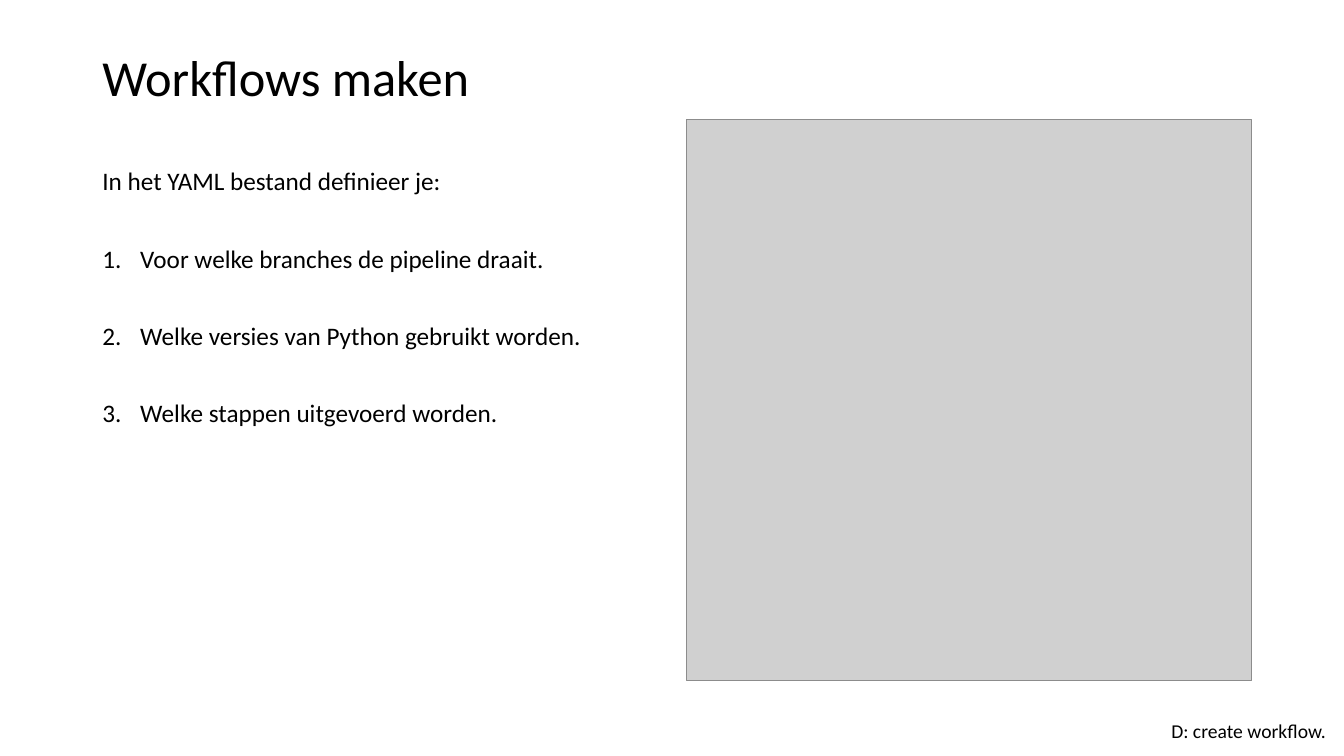
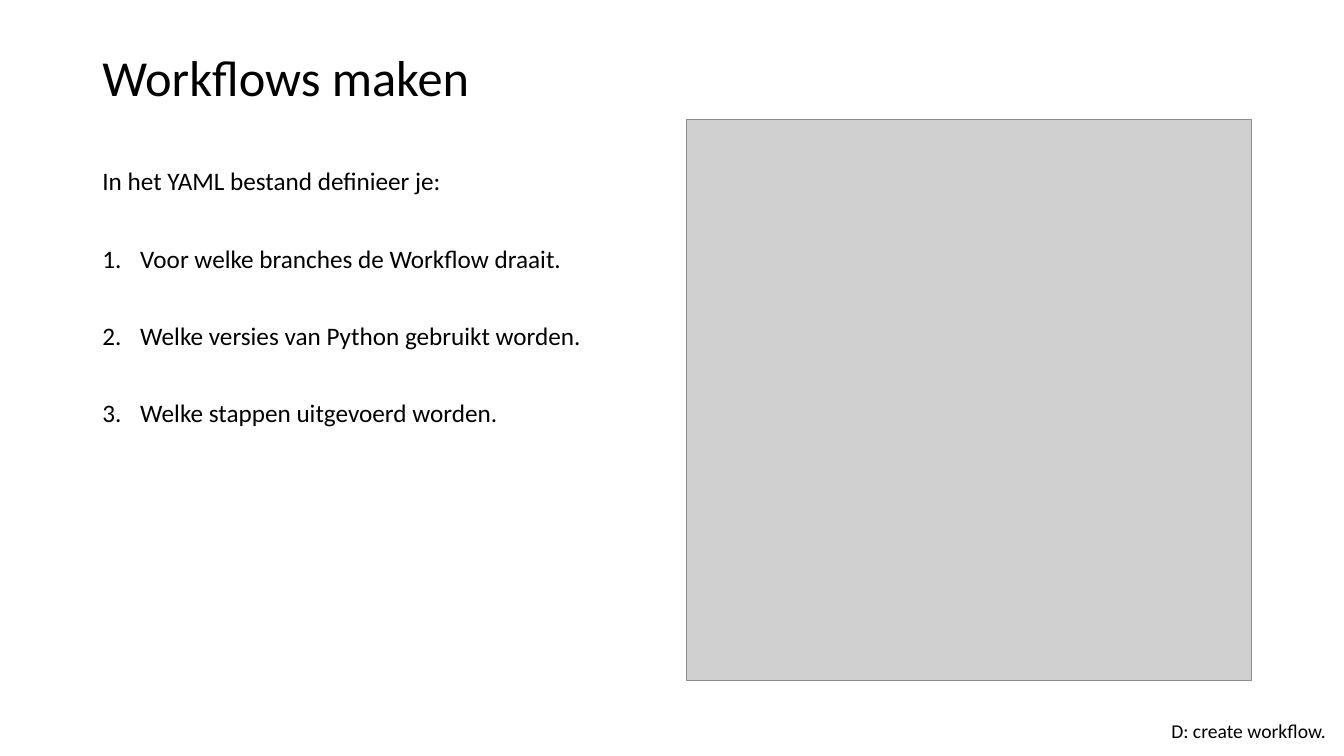
Before and after one commit to LFKoning/knowledge-sharing, a slide deck: slide 33 of git_course/2_collaboration/git_collaboration.pptx. Drawn at 1344x756 pixels with LibreOffice and Linux fonts; fonts in the diff are those of the drawing; grey boxes stand for pictures. Boxes give left, top, right and bottom in pixels: in the first picture for what was removed or moved away, otherwise in the second. Text is boxed around its words. In the diff, an @@ line names an element or a change of style, - is before the commit and + after.

```diff
--- a/git_course/2_collaboration/git_collaboration.pptx
+++ b/git_course/2_collaboration/git_collaboration.pptx
@@ text at [140, 250, 561, 269]: text changed @@
-1. Voor welke branches de pipeline draait.
+1. Voor welke branches de Workflow draait.
```
Also in this commit, not shown: 4 other slides changed.
